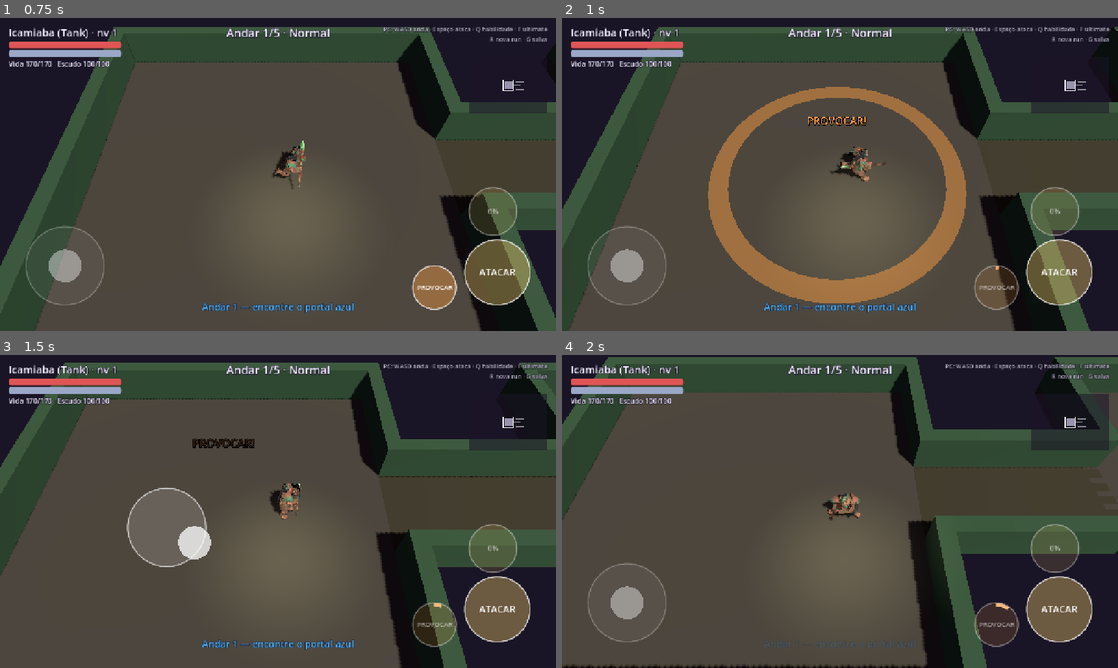
Above: before the commit, frames 1-4 (two rows, left to right).
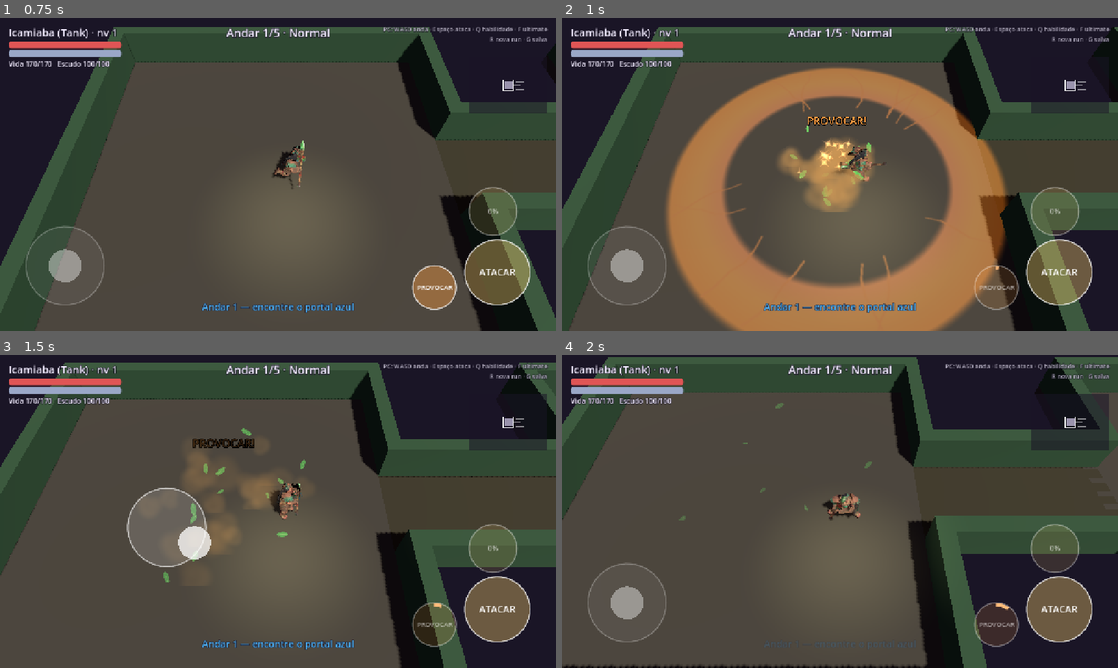
Above: after the commit, the same moments.

Repository: amazingmko/jogo-masmorra
Game: Godot game, scene res://game/scenes/main.tscn
Two runs of this game, one before a commit and one after it. Both use one fixed random seed, a clock stepped at 60 frames per second and the inputs below. This scene is started directly instead of the project's main scene.
Inputs (mouse positions are in pixels of both pictures, inside the frame that each line leads up to):
- Up to frame 1 (0.75 s): tap Enter at 0.5 s; move the mouse to (400, 158) at 0.52 s; hold D (move_right) from 0.53 s (still down); hold Space (attack) from 0.53 s (still down); click (400, 158) at 0.67 s
- Up to frame 2 (1 s): keep holding D (move_right); keep holding Space (attack); tap Q (form) at 0.8 s
- Up to frame 3 (1.5 s): release D (move_right) at 1.25 s; release Space (attack) at 1.25 s; drag from (166, 527) to (250, 574) at 1.27 s
- Up to frame 4 (2 s): no input

Frame 1 is identical in both runs. In frame 2, 21% of the frame differs, in the area x 18-81%, y 15-100%; in frame 3, 1.8%; in frame 4, less than 0.1%.

Commit message:
Efeitos das magias da Icamiaba: onda e poeira do Provocar, marca nos provocados, cúpula de casco da Muralha (pisca ao bloquear, estilhaça no fim), sapo da Muiraquitã e brilho do Revide; texturas provisórias trocáveis por IA
Co-Authored-By: Claude Opus 5.5 <noreply@anthropic.com>
Claude-Session: https://claude.ai/code/session_01PxMUCP3EAMS7xMChCMNJhW

Diff:
--- /dev/null
+++ b/game/scripts/combat/vfx.gd
@@ -0,0 +1,225 @@
+class_name Vfx
+extends RefCounted
+## Efeitos das magias (partículas, marcas no chão, cúpula). As imagens ficam em game/art/vfx/
+## e podem ser trocadas por versões geradas por IA sem mexer aqui (ver tools/vfx_texturas.py).
+
+const TEX_PATH := "res://game/art/vfx/%s.png"
+const DOME_SHADER := """
+shader_type spatial;
+render_mode unshaded, blend_add, cull_disabled, depth_draw_never;
+uniform sampler2D hex_tex : source_color, repeat_enable, filter_linear_mipmap;
+uniform vec4 tint : source_color = vec4(0.95, 0.78, 0.38, 1.0);
+uniform vec4 rim_color : source_color = vec4(0.45, 1.0, 0.6, 1.0);
+uniform float hit = 0.0;
+uniform float fade = 1.0;
+void fragment() {
+	vec2 uv = UV * vec2(5.0, 2.5) + vec2(TIME * 0.025, 0.0);
+	float plates = texture(hex_tex, uv).a;
+	float rim = pow(1.0 - abs(dot(NORMAL, VIEW)), 2.2);
+	vec3 col = tint.rgb * plates * (0.45 + hit * 1.6) + rim_color.rgb * rim * (0.8 + hit);
+	ALBEDO = col * fade;
+}
+"""
+
+static var _cache := {}
+static var _dome_shader: Shader
+
+
+static func tex(name: String) -> Texture2D:
+	if not _cache.has(name):
+		var path := TEX_PATH % name
+		_cache[name] = load(path) if ResourceLoader.exists(path) else null
+	return _cache[name]
+
+
+# ---------- peças básicas ----------
+
+static func _particle_material(texture_name: String, additive: bool) -> StandardMaterial3D:
+	var m := StandardMaterial3D.new()
+	m.shading_mode = BaseMaterial3D.SHADING_MODE_UNSHADED
+	m.billboard_mode = BaseMaterial3D.BILLBOARD_PARTICLES
+	m.billboard_keep_scale = true
+	m.transparency = BaseMaterial3D.TRANSPARENCY_ALPHA
+	m.vertex_color_use_as_albedo = true
+	m.albedo_texture = tex(texture_name)
+	if additive:
+		m.blend_mode = BaseMaterial3D.BLEND_MODE_ADD
+	return m
+
+
+## Partículas. one_shot: uma rajada só (some sozinha); senão, contínuas até alguém apagar.
+static func particles(parent: Node, at: Vector3, texture_name: String, amount: int, lifetime: float,
+		color: Color, size: float, speed: Vector2, spread: float, gravity: float,
+		additive := true, one_shot := true, ring_radius := 0.0) -> CPUParticles3D:
+	var p := CPUParticles3D.new()
+	var quad := QuadMesh.new()
+	quad.size = Vector2.ONE * size
+	quad.material = _particle_material(texture_name, additive)
+	p.mesh = quad
+	p.amount = amount
+	p.lifetime = lifetime
+	p.one_shot = one_shot
+	p.explosiveness = 0.85 if one_shot else 0.0
+	p.direction = Vector3.UP
+	p.spread = spread
+	p.initial_velocity_min = speed.x
+	p.initial_velocity_max = speed.y
+	p.gravity = Vector3(0, gravity, 0)
+	p.angle_min = -180.0
+	p.angle_max = 180.0
+	p.angular_velocity_min = -120.0
+	p.angular_velocity_max = 120.0
+	p.scale_amount_min = 0.6
+	p.scale_amount_max = 1.2
+	if ring_radius > 0.0:
+		p.emission_shape = CPUParticles3D.EMISSION_SHAPE_RING
+		p.emission_ring_axis = Vector3.UP
+		p.emission_ring_radius = ring_radius
+		p.emission_ring_inner_radius = ring_radius * 0.6
+		p.emission_ring_height = 0.1
+	var ramp := Gradient.new()
+	ramp.set_color(0, color)
+	ramp.set_color(1, Color(color, 0.0))
+	p.color_ramp = ramp
+	parent.add_child(p)
+	if p.is_inside_tree():
+		p.global_position = at
+	else:
+		p.position = at
+	p.emitting = true
+	if one_shot:
+		p.get_tree().create_timer(lifetime + 0.3, false).timeout.connect(p.queue_free)
+	return p
+
+
+## Marca no chão que cresce e some (onda de choque).
+static func ground_ring(parent: Node, at: Vector3, texture_name: String, color: Color, to_size: float, time: float) -> void:
+	var mesh := MeshInstance3D.new()
+	var quad := QuadMesh.new()
+	quad.size = Vector2.ONE
+	quad.orientation = PlaneMesh.FACE_Y
+	mesh.mesh = quad
+	var m := StandardMaterial3D.new()
+	m.shading_mode = BaseMaterial3D.SHADING_MODE_UNSHADED
+	m.transparency = BaseMaterial3D.TRANSPARENCY_ALPHA
+	m.blend_mode = BaseMaterial3D.BLEND_MODE_ADD
+	m.albedo_texture = tex(texture_name)
+	m.albedo_color = color
+	mesh.material_override = m
+	parent.add_child(mesh)
+	mesh.global_position = at + Vector3(0, 0.06, 0)
+	mesh.scale = Vector3.ONE * 0.6
+	var tween := mesh.create_tween()
+	tween.set_parallel(true)
+	tween.tween_property(mesh, "scale", Vector3.ONE * to_size, time).set_ease(Tween.EASE_OUT).set_trans(Tween.TRANS_CUBIC)
+	tween.tween_property(m, "albedo_color:a", 0.0, time * 1.3).set_ease(Tween.EASE_IN)
+	tween.chain().tween_callback(mesh.queue_free)
+
+
+## Figura sempre virada para a câmera (símbolos sobre a cabeça).
+static func icon(parent: Node3D, texture_name: String, height: float, size: float, color: Color) -> Sprite3D:
+	var s := Sprite3D.new()
+	s.texture = tex(texture_name)
+	s.billboard = BaseMaterial3D.BILLBOARD_ENABLED
+	s.shaded = false
+	s.no_depth_test = true
+	s.modulate = color
+	s.position = Vector3(0, height, 0)
+	if s.texture:
+		s.pixel_size = size / float(s.texture.get_width())
+	parent.add_child(s)
+	return s
+
+
+# ---------- poderes da Icamiaba ----------
+
+## Provocar: onda laranja que racha o chão, poeira e folhas subindo, faíscas no escudo.
+static func provoke(parent: Node, at: Vector3, radius: float) -> void:
+	ground_ring(parent, at, "onda_choque", Color(1.0, 0.62, 0.3, 0.55), radius * 2.0, 0.5)
+	particles(parent, at + Vector3(0, 0.2, 0), "poeira", 26, 0.9, Color(0.8, 0.68, 0.5, 0.7), 1.3, Vector2(2.0, 4.5), 80.0, -1.5, false, true, 1.0)
+	particles(parent, at + Vector3(0, 0.4, 0), "folha", 14, 1.5, Color(1, 1, 1, 0.95), 0.45, Vector2(3.0, 6.0), 55.0, -7.0, false, true, 1.5)
+	particles(parent, at + Vector3(0, 1.2, 0), "faisca", 12, 0.5, Color("ffb066"), 0.5, Vector2(2.0, 4.0), 180.0, 0.0)
+
+
+## Símbolo de raiva sobre a cabeça do inimigo provocado, enquanto durar.
+static func provoked_mark(enemy: Node3D, seconds: float, height: float) -> void:
+	var old := enemy.get_node_or_null("MarcaProvocado")
+	if old:
+		old.queue_free()
+	var s := icon(enemy, "simbolo_provocado", height, 0.55, Color("ff8a3d"))
+	s.name = "MarcaProvocado"
+	var bob := s.create_tween().set_loops()
+	bob.tween_property(s, "position:y", height + 0.15, 0.35).set_trans(Tween.TRANS_SINE)
+	bob.tween_property(s, "position:y", height, 0.35).set_trans(Tween.TRANS_SINE)
+	enemy.get_tree().create_timer(seconds, false).timeout.connect(func() -> void:
+		if is_instance_valid(s):
+			s.queue_free())
+
+
+## Muralha de Casco: cúpula com as placas do casco, borda verde, faíscas subindo.
+## Some sozinha em "seconds", estilhaçando.
+static func shell_dome(owner: Node3D, radius: float, seconds: float) -> MeshInstance3D:
+	if _dome_shader == null:
+		_dome_shader = Shader.new()
+		_dome_shader.code = DOME_SHADER
+	var mesh := MeshInstance3D.new()
+	mesh.name = "MuralhaDeCasco"
+	var sphere := SphereMesh.new()
+	sphere.radius = radius
+	sphere.height = radius  # meia esfera: altura = raio
+	sphere.is_hemisphere = true
+	sphere.radial_segments = 32
+	sphere.rings = 12
+	mesh.mesh = sphere
+	var m := ShaderMaterial.new()
+	m.shader = _dome_shader
+	m.set_shader_parameter("hex_tex", tex("casco_hex"))
+	mesh.material_override = m
+	owner.add_child(mesh)
+	mesh.scale = Vector3.ONE * 0.2
+	var sparks := particles(mesh, Vector3(0, 0.1, 0), "faisca", 18, 1.4, Color("8dffb0"), 0.35, Vector2(0.6, 1.4), 25.0, 0.4, true, false, radius * 0.9)
+	var grow := mesh.create_tween()
+	grow.tween_property(mesh, "scale", Vector3.ONE, 0.35).set_trans(Tween.TRANS_BACK).set_ease(Tween.EASE_OUT)
+	owner.get_tree().create_timer(maxf(seconds - 0.35, 0.1), false).timeout.connect(func() -> void:
+		if not is_instance_valid(mesh):
+			return
+		sparks.emitting = false
+		var at := mesh.global_position
+		particles(owner.get_parent(), at + Vector3(0, radius * 0.5, 0), "faisca", 26, 0.7, Color("e8c26a"), 0.55, Vector2(3.0, 6.0), 120.0, -9.0)
+		particles(owner.get_parent(), at + Vector3(0, radius * 0.4, 0), "faisca", 14, 0.9, Color("8dffb0"), 0.4, Vector2(1.5, 3.5), 180.0, -4.0)
+		var end := mesh.create_tween()
+		end.tween_method(func(v: float) -> void: m.set_shader_parameter("fade", v), 1.0, 0.0, 0.35)
+		end.tween_callback(mesh.queue_free))
+	return mesh
+
+
+## A cúpula pisca quando segura um golpe.
+static func shell_hit(dome: MeshInstance3D) -> void:
+	if not is_instance_valid(dome):
+		return
+	var m := dome.material_override as ShaderMaterial
+	var t := dome.create_tween()
+	t.tween_method(func(v: float) -> void: m.set_shader_parameter("hit", v), 1.0, 0.0, 0.3)
+
+
+## Muiraquitã: sapinho verde sobe brilhando e faíscas verdes explodem.
+static func muiraquita(owner: Node3D) -> void:
+	var s := icon(owner, "sapo_muiraquita", 1.4, 1.0, Color(1, 1, 1, 1))
+	var t := s.create_tween()
+	t.set_parallel(true)
+	t.tween_property(s, "position:y", 2.8, 1.1).set_ease(Tween.EASE_OUT)
+	t.tween_property(s, "pixel_size", s.pixel_size * 1.6, 1.1)
+	t.tween_property(s, "modulate:a", 0.0, 1.1).set_delay(0.4)
+	t.chain().tween_callback(s.queue_free)
+	particles(owner.get_parent(), owner.global_position + Vector3(0, 1.0, 0), "faisca", 30, 0.9, Color("6fdc7b"), 0.5, Vector2(3.0, 6.0), 180.0, -2.0)
+
+
+## Revide pronto: brilho dourado contínuo na mão da lança. Devolve as partículas (para apagar).
+static func revide_glow(hand: Node3D) -> CPUParticles3D:
+	return particles(hand, Vector3.ZERO, "faisca", 10, 0.5, Color("ffe08a"), 0.3, Vector2(0.2, 0.6), 180.0, 0.5, true, false)
+
+
+## Revide gasto: explosão dourada à frente.
+static func revide_strike(parent: Node, at: Vector3) -> void:
+	particles(parent, at, "faisca", 20, 0.45, Color("ffd36b"), 0.6, Vector2(3.0, 6.0), 70.0, 0.0)
+	ground_ring(parent, Vector3(at.x, 0.0, at.z), "onda_choque", Color("ffe08a"), 2.2, 0.3)
--- a/game/scripts/gameplay/enemy.gd
+++ b/game/scripts/gameplay/enemy.gd
@@ -698,7 +698,7 @@
 		_wake()
 	if tactic == Tactic.BACK_OFF:
 		_set_tactic(Tactic.PRESS)
-	Fx.float_text(get_parent(), global_position + Vector3(0, 2.0 * data.body_scale, 0), "provocado", Color("ff9f43"))
+	Vfx.provoked_mark(self, seconds, 2.3 * data.body_scale)
 
 
 func is_provoked() -> bool:
--- a/game/scripts/gameplay/kits/tank_kit.gd
+++ b/game/scripts/gameplay/kits/tank_kit.gd
@@ -18,6 +18,7 @@
 var _wall_left := 0.0
 var _revide_left := 0.0
 var _dome: MeshInstance3D
+var _glow: CPUParticles3D
 
 
 func skill_name() -> String:
@@ -52,7 +53,7 @@
 		if enemy.has_method("provoke") and origin.distance_to(enemy.global_position) <= PROVOKE_RADIUS:
 			enemy.provoke(PROVOKE_TIME)
 			hit += 1
-	Fx.shockwave(player.get_parent(), origin, PROVOKE_RADIUS, Color("ff9f43"))
+	Vfx.provoke(player.get_parent(), origin, PROVOKE_RADIUS)
 	Fx.float_text(player.get_parent(), origin + Vector3(0, 2.8, 0), "PROVOCAR!", Color("ff9f43"))
 	player.play_kit_animation("provocar", 1.0)
 	return true
@@ -63,7 +64,7 @@
 	player.health.wall_active = true
 	if is_instance_valid(_dome):
 		_dome.queue_free()
-	_dome = Fx.dome(player, 1.6, COLOR, WALL_TIME)
+	_dome = Vfx.shell_dome(player, 1.7, WALL_TIME)
 	Fx.float_text(player.get_parent(), player.global_position + Vector3(0, 3.0, 0), "MURALHA DE CASCO!", COLOR)
 	player.play_kit_animation("muralha", 1.1)
 
@@ -76,6 +77,8 @@
 			player.health.wall_active = false
 	if _revide_left > 0.0:
 		_revide_left -= delta
+		if _revide_left <= 0.0:
+			_stop_glow()
 
 
 func wall_active() -> bool:
@@ -87,6 +90,9 @@
 	_wall_left = 0.0
 	_revide_left = 0.0
 	player.health.wall_active = false
+	_stop_glow()
+	if is_instance_valid(_dome):
+		_dome.queue_free()
 	on_floor_start()
 
 
@@ -98,9 +104,25 @@
 	# Durante a Muralha, cada golpe segurado também arma o Revide, mas não enche a ultimate.
 	if not wall_active():
 		super()
+	else:
+		Vfx.shell_hit(_dome)
 	if _revide_left <= 0.0:
-		Fx.float_text(player.get_parent(), player.global_position + Vector3(0, 2.3, 0), "revide pronto", COLOR)
+		_stop_glow()
+		_glow = Vfx.revide_glow(_spear_hand())
 	_revide_left = REVIDE_WINDOW
+
+
+## Onde fica a lança (mão direita do modelo); sem modelo, o próprio herói.
+func _spear_hand() -> Node3D:
+	var found := player.find_children("Gear_mixamorig_RightHand", "BoneAttachment3D", true, false)
+	return found[0] if not found.is_empty() else player
+
+
+func _stop_glow() -> void:
+	if is_instance_valid(_glow):
+		_glow.emitting = false
+		_glow.get_tree().create_timer(0.6, false).timeout.connect(_glow.queue_free)
+	_glow = null
 
 
 func revide_ready() -> bool:
@@ -116,4 +138,6 @@
 func on_attack_done() -> void:
 	if _revide_left > 0.0:
 		_revide_left = 0.0
+		_stop_glow()
 		Fx.float_text(player.get_parent(), player.global_position + Vector3(0, 2.5, 0), "REVIDE!", COLOR)
+		Vfx.revide_strike(player.get_parent(), player.global_position + player.facing() * 1.4 + Vector3(0, 1.0, 0))
--- a/game/scripts/gameplay/player.gd
+++ b/game/scripts/gameplay/player.gd
@@ -337,11 +337,16 @@
 
 func _on_death_saved() -> void:
 	Fx.float_text(get_parent(), global_position + Vector3(0, 3.0, 0), "MUIRAQUITÃ!", Color("6fdc7b"))
+	Vfx.muiraquita(self)
 	Fx.flash(_material, _base_color, Color("6fdc7b"))
 
 
 ## Animação de um poder da classe (o tronco, se estiver andando).
 ## fallback: usada se o modelo ainda não tiver a animação própria do poder.
+func facing() -> Vector3:
+	return _facing
+
+
 func play_kit_animation(anim_name: String, duration := 0.5, fallback := "bloqueio") -> void:
 	if _animator == null:
 		return
--- /dev/null
+++ b/tests/shot_powers.gd
@@ -0,0 +1,61 @@
+extends SceneTree
+## Fotos dos efeitos dos poderes da Icamiaba (Provocar, Muralha, Muiraquitã, Revide).
+##   godot --path . --script res://tests/shot_powers.gd -- shot=/caminho/prefixo   (precisa de tela/xvfb)
+## Gera prefixo_provocar.png, prefixo_muralha.png, prefixo_muralha_golpe.png, prefixo_muiraquita.png, prefixo_revide.png
+
+var _f := 0
+var _shot := ""
+var _main
+var _player
+
+
+func _initialize() -> void:
+	for arg in OS.get_cmdline_user_args():
+		if arg.begins_with("shot="):
+			_shot = arg.trim_prefix("shot=")
+
+
+func _snap(name: String) -> void:
+	root.get_viewport().get_texture().get_image().save_png("%s_%s.png" % [_shot, name])
+	print("captura: ", name)
+
+
+func _process(_d: float) -> bool:
+	_f += 1
+	if _f == 1:
+		root.get_node("GameState").selected_hero = &"icamiaba"
+		_main = load("res://game/scenes/main.tscn").instantiate()
+		root.add_child(_main)
+	if _f == 6:
+		_player = _main.get_node("Player")
+		_player.controls_enabled = false
+		var room = _main.builder.rooms[_main.layout.start_index]
+		for i in 4:
+			var a := TAU * i / 4.0 + 0.4
+			var e = _main._spawn([&"queixada", &"macaco_prego", &"onca_pintada", &"jararaca"][i], room, _player.global_position + Vector3(cos(a), 0.1, sin(a)) * 4.5)
+			e.process_mode = Node.PROCESS_MODE_DISABLED
+		_main.get_node("Camera").snap()
+	if _f == 20:
+		_player.kit.try_skill()
+	if _f == 29:
+		_snap("provocar")
+	if _f == 60:
+		_player.kit.charge = 100.0
+		_player.kit.try_ultimate()
+	if _f == 85:
+		_snap("muralha")
+	if _f == 90:
+		_player.receive_attack(50, 0, 0.0, 0, _player.global_position, true)
+	if _f == 93:
+		_snap("muralha_golpe")
+	if _f == 120:
+		_player.kit.on_blocked()
+	if _f == 135:
+		_snap("revide")
+	if _f == 470:
+		_player.health._invulnerable = 0.0
+		_player.receive_attack(999999, 0, 0.0, 0, _player.global_position, true)
+	if _f == 482:
+		_snap("muiraquita")
+		quit(0)
+	return false
Binary file added: game/art/vfx/casco_hex.png
Not shown, added: game/art/vfx/casco_hex.png.import
Binary file added: game/art/vfx/faisca.png
Not shown, added: game/art/vfx/faisca.png.import
Binary file added: game/art/vfx/folha.png
Not shown, added: game/art/vfx/folha.png.import
Binary file added: game/art/vfx/onda_choque.png
Not shown, added: game/art/vfx/onda_choque.png.import
Binary file added: game/art/vfx/poeira.png
Not shown, added: game/art/vfx/poeira.png.import
Binary file added: game/art/vfx/sapo_muiraquita.png
Not shown, added: game/art/vfx/sapo_muiraquita.png.import
(and 7 more such lines)
